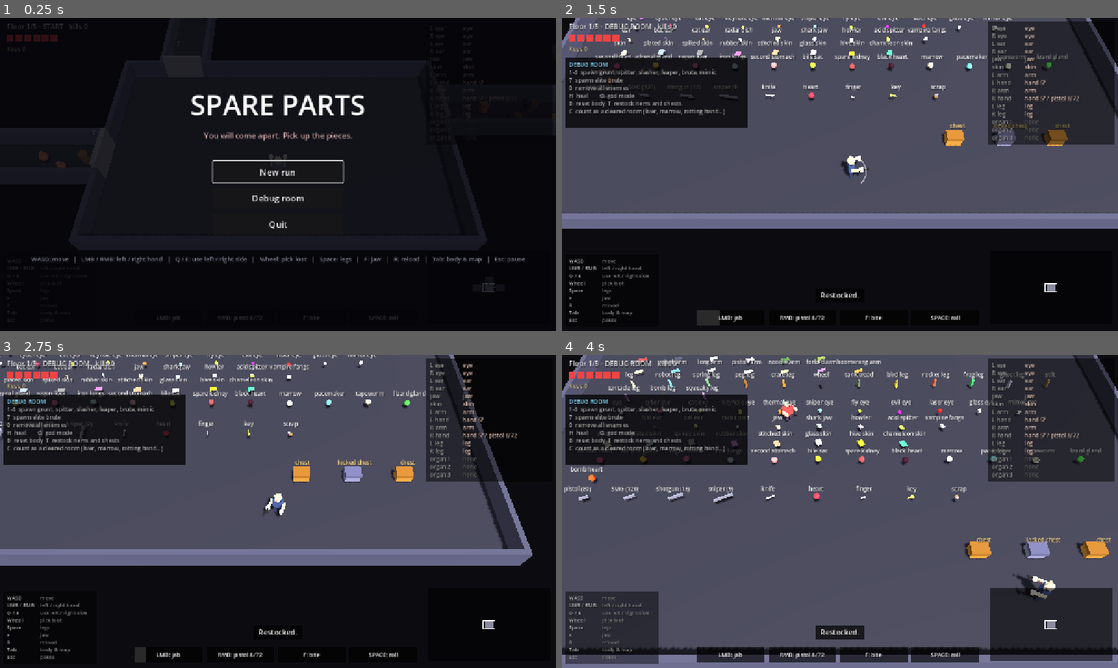
Above: before the commit, frames 1-4 (two rows, left to right).
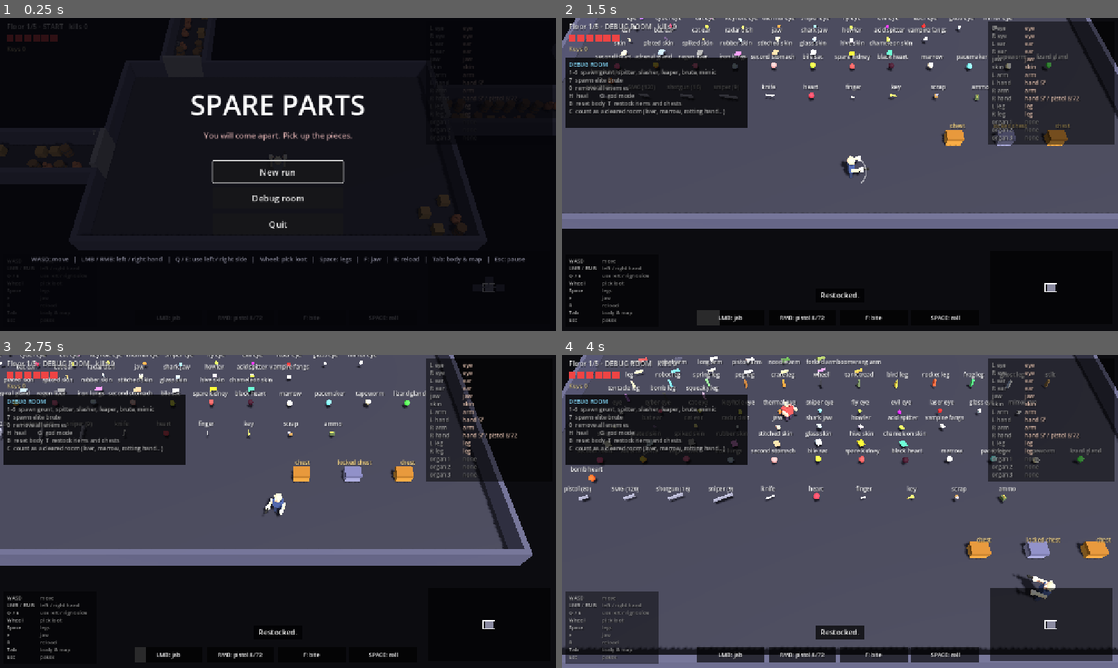
Above: after the commit, the same moments.

Repository: tellmemoree/body-part
Game: Godot game, scene res://main.tscn
Same seed, same stepped clock (60 frames per second), same inputs: the game is played once before the commit and once after it.
Inputs (mouse positions are in pixels of both pictures, inside the frame that each line leads up to):
- Up to frame 1 (0.25 s): no input
- Up to frame 2 (1.5 s): click "Debug room" at 0.5 s; tap Enter at 1.25 s; move the mouse to (962, 158) at 1.27 s; hold D from 1.28 s (still down); tap T at 1.35 s; click (962, 158) at 1.42 s
- Up to frame 3 (2.75 s): tap Space at 1.52 s; release D at 2 s; drag from (166, 527) to (250, 574) at 2.02 s
- Up to frame 4 (4 s): move the mouse to (895, 442) at 2.77 s; hold D 2.78-3.5 s; tap 1 at 2.85 s; tap T at 3.05 s; drag from (812, 574) to (673, 464) at 3.52 s

The runs differ from the first frame. In frame 1, 0.5% of the frame differs, in the area x 0-100%, y 0-69%; in frame 2, less than 0.1%; in frame 3, less than 0.1%; in frame 4, less than 0.1%.

Commit message:
Breakables fill corridors and line room walls; ammo instead of scrap
Corridors are now filled with breakables (a spot every 1.3 units on two
lanes, three in four taken) and every room gets clusters of 3-7 along its
walls, kept clear of doorways and obstacles. All are made with the floor in
world coordinates; their meshes share one material per colour. Any shot,
including an enemy's, breaks one and stops there, so they work as cover.

Drops: scrap is gone, replaced by a new ammo pickup (each held gun gets a
quarter of its total as spare, refused when full). With far more
breakables the drop chance is 7% per breakable: ammo 4%, heart 1.5%,
finger 1.5%. Ammo added to the debug room stock.

Co-Authored-By: Claude Opus 5.5 <noreply@anthropic.com>
Claude-Session: https://claude.ai/code/session_013LDWeWEy6b5fJfi1iTsboi

Diff:
--- a/src/combat.gd
+++ b/src/combat.gd
@@ -229,10 +229,6 @@
 					if not b.dead and not c.open and g.d2(b, c) < 1:
 						g.loot.damage_chest(c)
 						b.dead = true
-				for p in g.props:
-					if not b.dead and not p.broken and g.d2(b, p) < 0.7:
-						g.world.break_prop(p)
-						b.dead = true
 		elif g.P.dash == null and g.d2(b, g.P) < 0.75:
 			var front: bool = g.ang_diff(atan2(-b.vz, -b.vx), g.P.aim) < 1.1
 			if front and (g.P.shL > 0 or g.P.shR > 0):
@@ -242,6 +238,11 @@
 			else:
 				b.dead = true
 				g.body.hurt(1, 0.35)
+		if not b.get("fly", false):  # any shot, yours or an enemy's, smashes a breakable and stops there
+			for p in g.props:
+				if not b.dead and not p.broken and g.d2(b, p) < 0.7:
+					g.world.break_prop(p)
+					b.dead = true
 		if not g.in_space(b.x, b.z) or b.life <= 0 or (g.in_block(b.x, b.z, 0.1) and not b.get("fly", false)):
 			b.dead = true
 		if b.dead and b.explode > 0:
--- a/src/data.gd
+++ b/src/data.gd
@@ -202,11 +202,18 @@
 const CORRIDOR_MIN := 6.0
 const CORRIDOR_MAX := 14.0  # the gap between neighbouring grid columns / rows is random in between
 const CORRIDOR_LONG := 26.0  # no corridor longer than this (room placement is retried until none is)
-# Breakables in corridors (pots, barrels, small crates): any hit, or walking into one, breaks it.
-# PROP_EVERY: about one per this many units of corridor. PROP_DROP: chance of each drop (else nothing).
-const PROP_EVERY := 2.6
-const PROP_DROP := [["heart", 0.05], ["finger", 0.05], ["scrap", 0.03]]
+# Breakables (pots, barrels, small crates) fill the corridors and stand in clusters along room walls.
+# Any hit, any shot (yours or an enemy's) or walking into one breaks it.
+# Corridors: a spot every PROP_STEP along two lanes, each filled with chance PROP_FILL.
+# Rooms: PROP_CLUSTERS [min, max] clusters (more in big rooms) of PROP_CLUSTER [min, max] each.
+# PROP_DROP: chance of each drop per breakable (else nothing).
+const PROP_STEP := 1.3
+const PROP_FILL := 0.75
+const PROP_CLUSTERS := [2, 4]
+const PROP_CLUSTER := [3, 7]
+const PROP_DROP := [["ammo", 0.04], ["heart", 0.015], ["finger", 0.015]]
 const PROPS := {"pot": "9a5a3a", "barrel": "6a4a2a", "crate": "8a6a3a"}
+const AMMO_REFILL := 0.25  # an ammo pickup adds this share of each held gun's total ammo to its spare
 # Room half sizes [min, max] (world units). The camera shows about 52 x 37, so most fight rooms are
 # bigger than the screen. ROOM_REF is the half size the enemy budget, crates and spikes were tuned for.
 const ROOM_HW := [22, 32]
--- a/src/debug_room.gd
+++ b/src/debug_room.gd
@@ -63,7 +63,7 @@
 	for id in D.GUNS:
 		debug_item({kind = "weapon", id = id}, -24.2 + col2 * 4.4, z)
 		col2 += 1
-	for k in ["heart", "finger", "key", "scrap"]:
+	for k in ["heart", "finger", "key", "scrap", "ammo"]:
 		debug_item({kind = k}, -24.2 + col2 * 4.4, z)
 		col2 += 1
 	var cx := 12.0
--- a/src/guns.gd
+++ b/src/guns.gd
@@ -103,6 +103,31 @@
 	g.add_item(it, g.P.x + randf_range(-1.5, 1.5), g.P.z + randf_range(-1.5, 1.5))
 	g.dirty = true
 
+# Ammo pickup: every held gun with a magazine gets AMMO_REFILL of its total ammo as spare, up to full.
+# Returns what was filled ("pistol +20, SMG +30"), or "" (and says why) when nothing could take it.
+func add_ammo() -> String:
+	var out := []
+	var any_gun := false
+	var done := {}
+	for s in ["lh", "rh"]:
+		var h = g.P.parts[s]
+		if h == null or h.get("held") == null or done.has(h.held) or not D.GUNS[h.held].has("mag"):
+			continue
+		done[h.held] = true
+		any_gun = true
+		var gun = D.GUNS[h.held]
+		var room: int = gun.ammo - h.mag - h.res
+		var n: int = mini(room, ceili(gun.ammo * D.AMMO_REFILL))
+		if n <= 0:
+			continue
+		for k in gun_slots(s):
+			g.P.parts[k].res += n
+		out.append("%s +%d" % [gun.n, n])
+	if out.is_empty():
+		g.say("Your guns are full." if any_gun else "No gun that takes ammo.")
+		return ""
+	return ", ".join(PackedStringArray(out))
+
 # R: reload every gun whose magazine is not full.
 func reload_all() -> void:
 	if g.over or g.P.is_empty():
--- a/src/player.gd
+++ b/src/player.gd
@@ -97,6 +97,11 @@
 			return false
 		h.fingers += 1
 		g.say("Finger reattached.")
+	elif it.kind == "ammo":
+		var got := g.guns.add_ammo()
+		if got == "":
+			return false
+		g.say("Ammo: " + got)
 	elif it.kind == "key":
 		g.P.keys += 1
 		g.say("Picked up a key.")
--- a/src/shapes.gd
+++ b/src/shapes.gd
@@ -1,5 +1,21 @@
 extends RefCounted
 # Mesh building helpers: coloured boxes, spheres, cylinders and cones. All static.
+
+static var _shared := {}
+
+# One material per colour, shared by every mesh that uses it. Only for meshes whose colour never
+# changes (breakables): changing a shared material changes all of them.
+static func shared(c: String) -> StandardMaterial3D:
+	if not _shared.has(c):
+		_shared[c] = mat(c)
+	return _shared[c]
+
+# Gives every mesh in a group the shared material of its colour.
+static func share(n: Node3D) -> Node3D:
+	for ch in n.get_children():
+		if ch is MeshInstance3D and ch.mesh.material is StandardMaterial3D:
+			ch.mesh.material = shared(ch.mesh.material.albedo_color.to_html(false))
+	return n
 
 static func mat(c) -> StandardMaterial3D:
 	var m := StandardMaterial3D.new()
--- a/src/view.gd
+++ b/src/view.gd
@@ -135,6 +135,8 @@
 func mk_item(i: Dictionary) -> Node3D:
 	if i.kind == "heart":
 		return Shapes.grp([Shapes.ball(0.3, "ee3344", 0, 0.5, 0)])
+	if i.kind == "ammo":
+		return Shapes.grp([Shapes.box(0.5, 0.3, 0.36, "4a5a3a", 0, 0.3, 0), Shapes.box(0.08, 0.2, 0.08, "d4a84a", -0.12, 0.55, 0), Shapes.box(0.08, 0.2, 0.08, "d4a84a", 0, 0.55, 0), Shapes.box(0.08, 0.2, 0.08, "d4a84a", 0.12, 0.55, 0)])
 	if i.kind == "scrap":
 		return Shapes.grp([Shapes.box(0.34, 0.2, 0.3, "8a6a3a", 0, 0.35, 0), Shapes.box(0.2, 0.14, 0.26, "8888a0", 0.12, 0.5, 0.08)])
 	if i.kind == "key":
@@ -234,10 +236,10 @@
 	var c: String = D.PROPS[p.type]
 	match p.type:
 		"pot":
-			return Shapes.grp([Shapes.ball(0.42, c, 0, 0.42, 0), Shapes.cyl(0.2, 0.25, c, 0, 0.9, 0)])
+			return Shapes.share(Shapes.grp([Shapes.ball(0.42, c, 0, 0.42, 0), Shapes.cyl(0.2, 0.25, c, 0, 0.9, 0)]))
 		"barrel":
-			return Shapes.grp([Shapes.cyl(0.42, 1.1, c, 0, 0.55, 0), Shapes.cyl(0.44, 0.08, "3a3a3a", 0, 0.3, 0), Shapes.cyl(0.44, 0.08, "3a3a3a", 0, 0.8, 0)])
-	return Shapes.grp([Shapes.box(0.8, 0.8, 0.8, c, 0, 0.4, 0)])
+			return Shapes.share(Shapes.grp([Shapes.cyl(0.42, 1.1, c, 0, 0.55, 0), Shapes.cyl(0.44, 0.08, "3a3a3a", 0, 0.3, 0), Shapes.cyl(0.44, 0.08, "3a3a3a", 0, 0.8, 0)]))
+	return Shapes.share(Shapes.grp([Shapes.box(0.8, 0.8, 0.8, c, 0, 0.4, 0)]))
 
 func sync(list: Array, mk: Callable) -> void:
 	for o in list:
--- a/src/world.gd
+++ b/src/world.gd
@@ -208,17 +208,61 @@
 			keep.append(b)
 	r.blocks = keep
 
-# Fills a corridor with breakables (world coordinates), leaving its two ends clear.
+# Fills a corridor with breakables (world coordinates): a spot every PROP_STEP along two lanes,
+# each filled with chance PROP_FILL, leaving the two ends clear.
 func fill_corridor(c: Dictionary) -> void:
-	var ln: float = c.s1 - c.s0
-	var n := roundi(ln / D.PROP_EVERY * randf_range(0.5, 1.0))
-	for i in n:
-		var along := randf_range(c.s0 + 2.0, c.s1 - 2.0)
-		var across: float = c.w + randf_range(-1, 1) * (D.DOOR_W / 2 - 0.7)
-		var p := {type = D.PROPS.keys().pick_random(), broken = false, m = null}
-		p.wx = along if c.ew else across
-		p.wz = across if c.ew else along
-		c.props.append(p)
+	var along: float = c.s0 + 1.6
+	while along < c.s1 - 1.6:
+		for lane in [-0.9, 0.9]:
+			if randf() < D.PROP_FILL:
+				var a := along + randf_range(-0.2, 0.2)
+				var across: float = c.w + lane + randf_range(-0.15, 0.15)
+				c.props.append(_prop(a if c.ew else across, across if c.ew else a))
+		along += D.PROP_STEP
+
+func _prop(wx: float, wz: float) -> Dictionary:
+	return {type = D.PROPS.keys().pick_random(), broken = false, m = null, wx = wx, wz = wz}
+
+# Clusters of breakables against a room's walls and in its corners (world coordinates in r.props),
+# clear of obstacles and doorways. More clusters in bigger rooms.
+func fill_room(r: Dictionary) -> void:
+	r.props = []
+	if r.type == "debug":
+		return
+	var o := room_off(r)
+	var hw: float = r.hw
+	var hh: float = r.hh
+	var doors := []
+	for dir in r.links:
+		var v: Vector2i = Game.DIRS[dir]
+		var at: float = r.door_at[dir]
+		doors.append(Vector2(v.x * hw if v.x != 0 else at, v.y * hh if v.y != 0 else at))
+	var placed := []
+	for i in roundi(randi_range(D.PROP_CLUSTERS[0], D.PROP_CLUSTERS[1]) * sqrt(area_k(r))):
+		var cx := randf_range(-hw + 1, hw - 1)
+		var cz := randf_range(-hh + 1, hh - 1)
+		match randi() % 4:  # against one of the four walls (corners come up on their own)
+			0:
+				cz = -hh + 1
+			1:
+				cz = hh - 1
+			2:
+				cx = -hw + 1
+			3:
+				cx = hw - 1
+		var want := randi_range(D.PROP_CLUSTER[0], D.PROP_CLUSTER[1])
+		var got := 0
+		for t in want * 4:
+			if got >= want:
+				break
+			var p := Vector2(clampf(cx + randf_range(-2.5, 2.5), -hw + 0.7, hw - 0.7), clampf(cz + randf_range(-2.5, 2.5), -hh + 0.7, hh - 0.7))
+			if doors.any(func(d): return d.distance_to(p) < 4.0) or placed.any(func(q): return q.distance_to(p) < 0.95):
+				continue
+			if r.blocks.any(func(b): return absf(p.x - b.x) < b.w / 2 + 0.6 and absf(p.y - b.z) < b.h / 2 + 0.6):
+				continue
+			placed.append(p)
+			r.props.append(_prop(o.x + p.x, o.y + p.y))
+			got += 1
 
 func floor_color(r: Dictionary) -> Color:
 	if r.type == "dark":
@@ -233,6 +277,7 @@
 	place_rooms()
 	for r in g.rooms:
 		clear_door_lanes(r)
+		fill_room(r)
 		r.erase("geo")
 		build_room_geo(r)
 	for c in g.corridors:
@@ -278,6 +323,10 @@
 		b.m = Shapes.box(b.w, b.ht, b.h, b.c, o.x + b.x, b.ht / 2, o.y + b.z)
 		b.m.visible = r.visited
 		g.floor_g.add_child(b.m)
+	for p in r.get("props", []):
+		p.m = g.view.mk_prop(p)
+		p.m.position = Vector3(p.wx, 0, p.wz)
+		g.floor_g.add_child(p.m)
 	var fog := Shapes.box(hw * 2, 2.05, hh * 2, D.FOG, o.x, 1.025, o.y)
 	fog.mesh.material.shading_mode = BaseMaterial3D.SHADING_MODE_UNSHADED
 	fog.visible = not r.visited
@@ -410,7 +459,8 @@
 	var v := Vector2.ZERO
 	for i in 20:
 		v = Vector2(randf_range(-g.AW + mx, g.AW - mx), randf_range(-g.AH + mz, g.AH - mz))
-		if not near_door(v.x, v.y) and not g.in_block(v.x, v.y, 1.2) and Vector2(v.x - g.P.x, v.y - g.P.z).length() > 5:
+		if not near_door(v.x, v.y) and not g.in_block(v.x, v.y, 1.2) and Vector2(v.x - g.P.x, v.y - g.P.z).length() > 5 \
+				and not g.props.any(func(p): return Vector2(p.x - v.x, p.z - v.y).length() < 1.6):
 			break
 	return v
 
@@ -498,18 +548,22 @@
 		clear_room()
 	g.loot.rescue_hand()
 
-# The current room's corridors: their unbroken breakables go into g.props (in this room's coordinates),
-# and loot lying in them that a neighbour room held is handed to this room, so it can be picked up here.
+# The current room's and its corridors' unbroken breakables go into g.props (in this room's coordinates),
+# and loot lying in a corridor that a neighbour room held is handed to this room, so it can be picked up here.
 func load_corridors(r: Dictionary) -> void:
 	var o := room_off(r)
 	g.props = []
+	var lists := [r.get("props", [])]
 	for dir in r.get("corr", {}):
-		var c: Dictionary = r.corr[dir]
-		for p in c.props:
+		lists.append(r.corr[dir].props)
+	for list in lists:
+		for p in list:
 			if not p.broken:
 				p.x = p.wx - o.x
 				p.z = p.wz - o.y
 				g.props.append(p)
+	for dir in r.get("corr", {}):
+		var c: Dictionary = r.corr[dir]
 		var nb: Dictionary = g.rooms[r.links[dir]]
 		var no := room_off(nb)
 		var keep := []
@@ -525,7 +579,7 @@
 				keep.append(i)
 		nb.items = keep
 
-# Smashes a corridor breakable: a puff of splinters and, sometimes, a small drop (PROP_DROP).
+# Smashes a breakable: a puff of splinters and, sometimes, a small drop (PROP_DROP).
 func break_prop(p: Dictionary) -> void:
 	if p.broken:
 		return
--- a/tests/smoke.gd
+++ b/tests/smoke.gd
@@ -565,6 +565,9 @@
 	var door_ok := true
 	var len_ok := true
 	var n_props := 0
+	var room_props := 0
+	var n_rooms := 0
+	var props_bad := 0
 	var lens := []
 	for f in 30:
 		g.new_game()
@@ -584,8 +587,20 @@
 		for c in g.corridors:
 			n_props += c.props.size()
 			lens.append(c.s1 - c.s0)
+		for r in g.rooms:
+			room_props += r.props.size()
+			n_rooms += 1
+			for p in r.props:
+				var lx: float = p.wx - r.ox
+				var lz: float = p.wz - r.oz
+				if absf(lx) > r.hw or absf(lz) > r.hh or r.blocks.any(func(b): return absf(lx - b.x) < b.w / 2 + 0.5 and absf(lz - b.z) < b.h / 2 + 0.5):
+					props_bad += 1
+	var total_len := 0.0
+	for l in lens:
+		total_len += l
 	lens.sort()
-	print("corridors x30 floors: doors reachable and on the wall %s, none shorter than CORRIDOR_MIN %s, length %.0f-%.0f, %.1f breakables each" % [door_ok, len_ok, lens[0], lens[-1], float(n_props) / lens.size()])
+	print("corridors x30 floors: doors reachable and on the wall %s, none shorter than CORRIDOR_MIN %s, length %.0f-%.0f, %.2f breakables per unit of corridor" % [door_ok, len_ok, lens[0], lens[-1], n_props / total_len])
+	print("room breakables: %.1f per room, %d outside the room or in an obstacle" % [float(room_props) / n_rooms, props_bad])
 	g.new_game()
 	var cd0: Dictionary = g.doors[0]
 	g.world.try_door(cd0)
@@ -595,6 +610,7 @@
 	g.P.z = cd0.z + cv.y * 3.0
 	g.clamp_pos(g.P)
 	var in_corr: bool = g.world.past_wall(cd0) > 1.0
+	g.props = []  # a clear line, so the shot meets no breakable
 	g.bullets.append({x = g.P.x, z = g.P.z, vx = cv.x * 0.01, vz = cv.y * 0.01, mine = true, dmg = 1.0, pierce = false, life = 4.0, hits = [], explode = 0.0, big = false, dead = false, m = null})
 	_run(2)
 	var bullet_lives := g.bullets.size() == 1
@@ -607,12 +623,33 @@
 		g.world.break_prop(pp)
 		drops += g.items.size()
 	g.items.clear()
+	# breakables stop shots (yours and enemies'), and an ammo pickup tops up held guns
+	g.props = [{type = "pot", broken = false, m = null, x = g.P.x + cv.x * 2.0, z = g.P.z + cv.y * 2.0}]
+	g.bullets.append({x = g.P.x + cv.x * 4.0, z = g.P.z + cv.y * 4.0, vx = -cv.x * 20.0, vz = -cv.y * 20.0, mine = false, dmg = 1.0, pierce = false, life = 4.0, hits = [], explode = 0.0, big = false, dead = false, m = null})
+	var hp0: int = g.P.hp
+	g.P.inv = 0.0
+	g.update(1.0 / 60)
+	for k in 10:
+		g.update(1.0 / 60)
+	var cover: bool = g.props.is_empty() and g.bullets.is_empty()
+	g.P.hp = hp0
+	g.items.clear()
+	g.guns.give_gun("rh", "pistol", 8, 10)
+	var am := g.add_item({kind = "ammo"}, g.P.x, g.P.z)
+	g.player.interact("R")
+	var res_after: int = g.P.parts.rh.res
+	g.add_item({kind = "ammo"}, g.P.x, g.P.z)
+	g.guns.give_gun("rh", "pistol")
+	g.player.interact("R")
+	var full_refused: bool = g.items.size() == 1
+	print("breakable stops an enemy shot: %s; ammo: pistol spare 10 -> %d (+20), refused when full %s" % [cover, res_after, full_refused])
+	g.items.clear()
 	var it := g.add_item({kind = "key"}, g.P.x, g.P.z)
 	var held_in_corr: bool = g.world.past_wall(cd0, it) > 1.0
 	var from_room: int = g.room.idx
 	var walked := _walk(cd0.dir)
 	var handed: bool = walked and g.items.any(func(i): return is_same(i, it)) and not g.rooms[from_room].items.any(func(i): return is_same(i, it))
-	print("corridor: %d breakables at the start, player can stand in it %s, bullet flies in it %s, drop rate %.1f%% (about 13), loot in it stays there %s and moves to the next room %s" % [props0, in_corr, bullet_lives, drops / 10.0, held_in_corr, handed])
+	print("corridor: %d breakables at the start, player can stand in it %s, bullet flies in it %s, drop rate %.1f%% (about 7), loot in it stays there %s and moves to the next room %s" % [props0, in_corr, bullet_lives, drops / 10.0, held_in_corr, handed])
 	# out of ammo: bare-handed kills drop a weapon often, armed kills never do
 	g.new_game()
 	var wd := [0, 0]
Not shown, changed: ARCHITECTURE.md
Not shown, changed: PLAN.md
